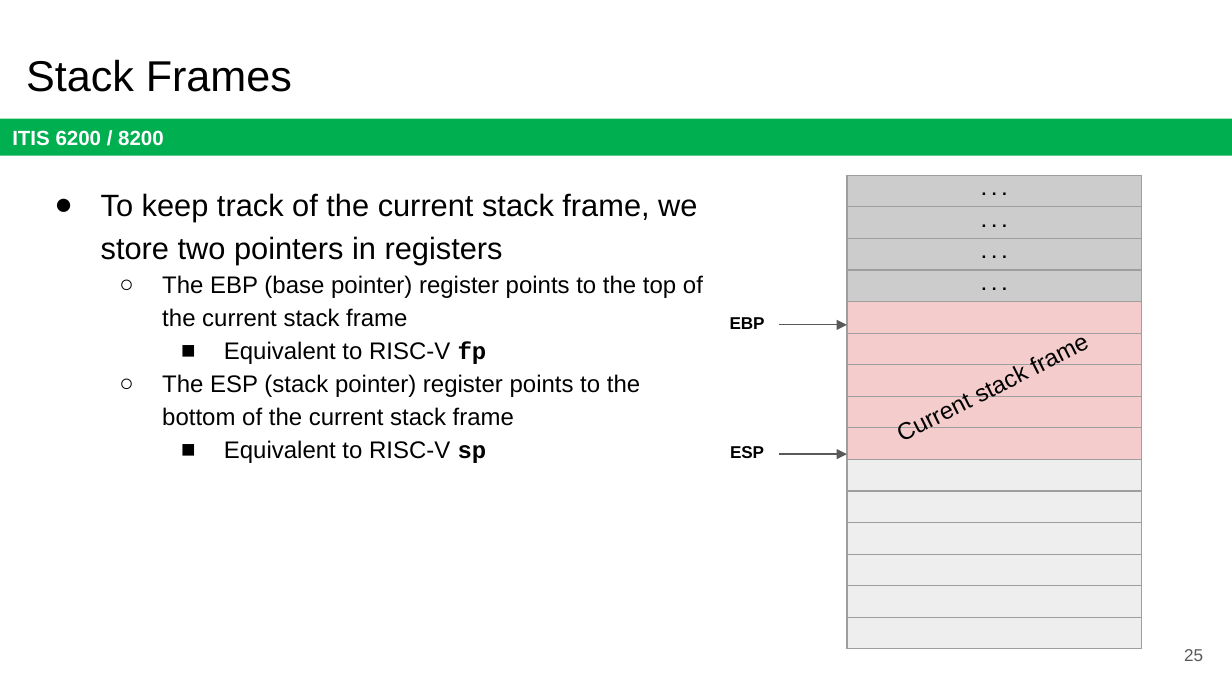
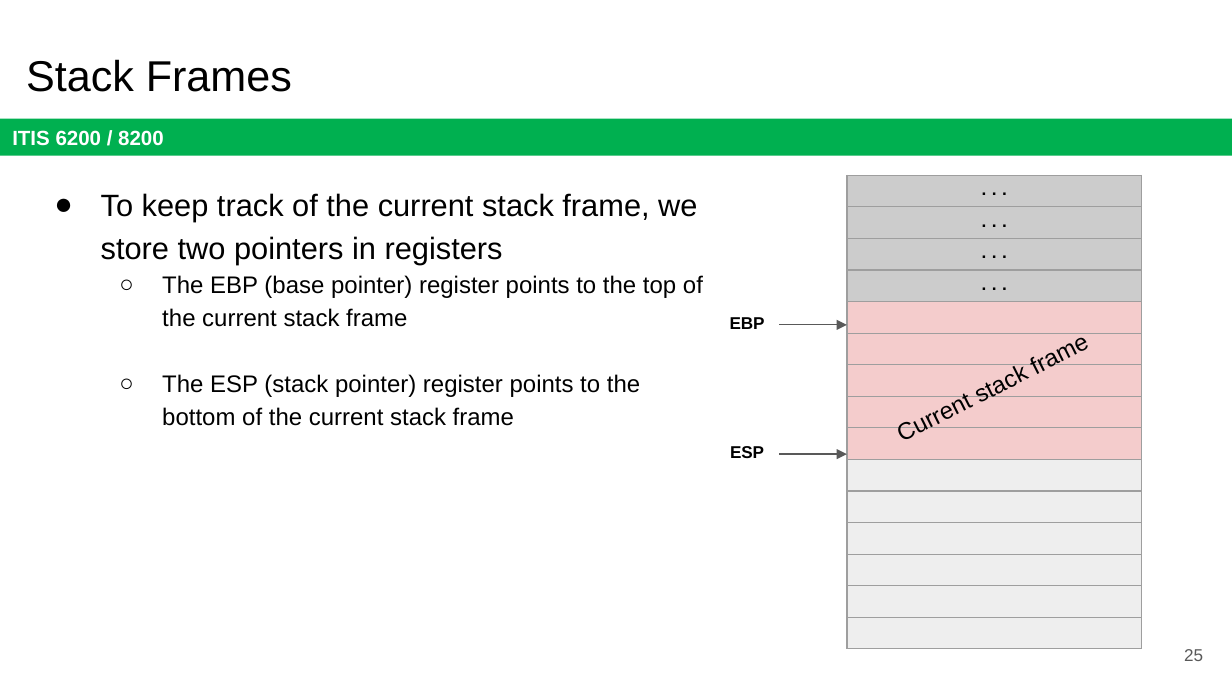
Before and after one commit to jx5c/github.io, a slide deck: slide 25 of teaching/ITIS6200/2023fa/lectures/lec19.x86 Assembly and Call Stack.pptx. Drawn at 1232x693 pixels with LibreOffice and Linux fonts; fonts in the diff are those of the drawing. Boxes give left, top, right and bottom in pixels: in the first picture for what was removed or moved away, otherwise in the second. Text is boxed around its words. In the diff, an @@ line names an element or a change of style, - is before the commit and + after.

```diff
--- a/teaching/ITIS6200/2023fa/lectures/lec19.x86 Assembly and Call Stack.pptx
+++ b/teaching/ITIS6200/2023fa/lectures/lec19.x86 Assembly and Call Stack.pptx
@@ text at [224,341,487,364]: paragraph removed @@
-    ■ Equivalent to RISC-V fp
@@ text at [224,440,487,463]: paragraph removed @@
-    ■ Equivalent to RISC-V sp
```
Also in this commit, not shown: 10 other slides changed, 8 other files.
